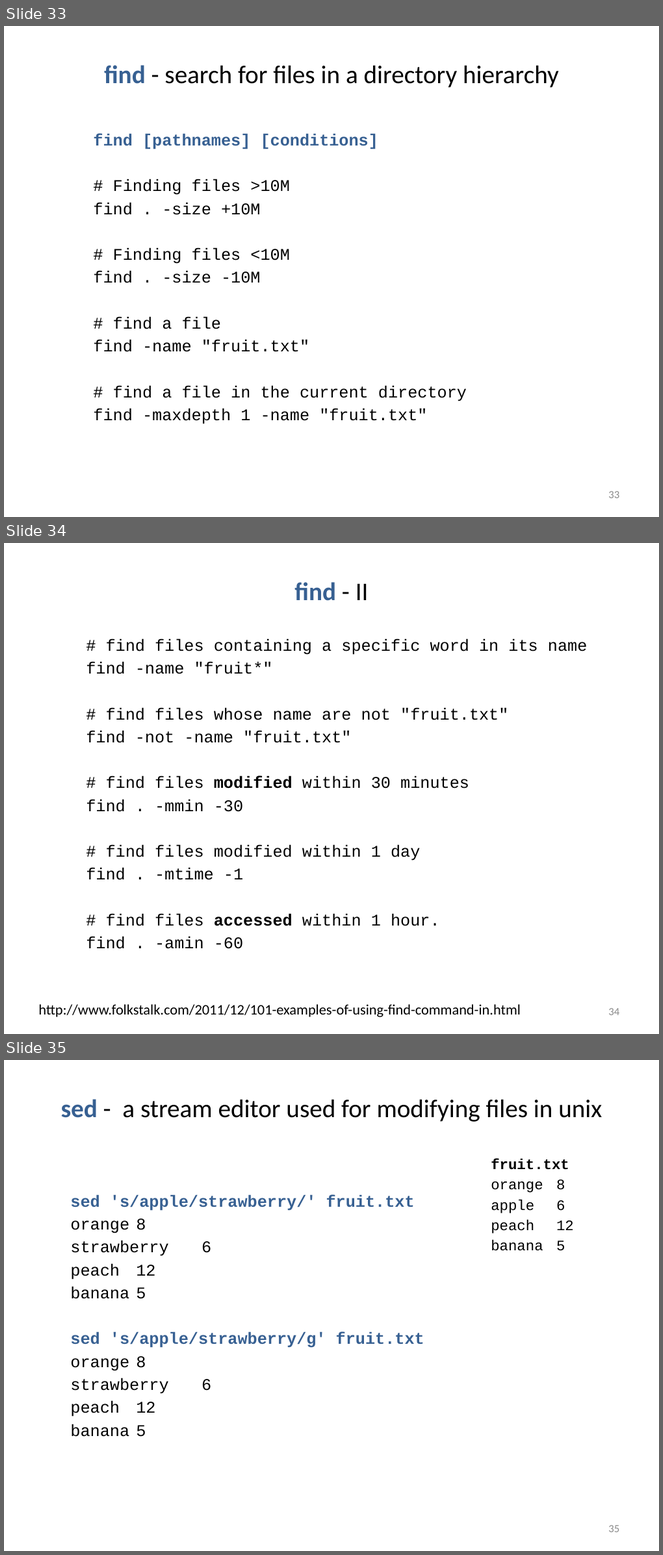
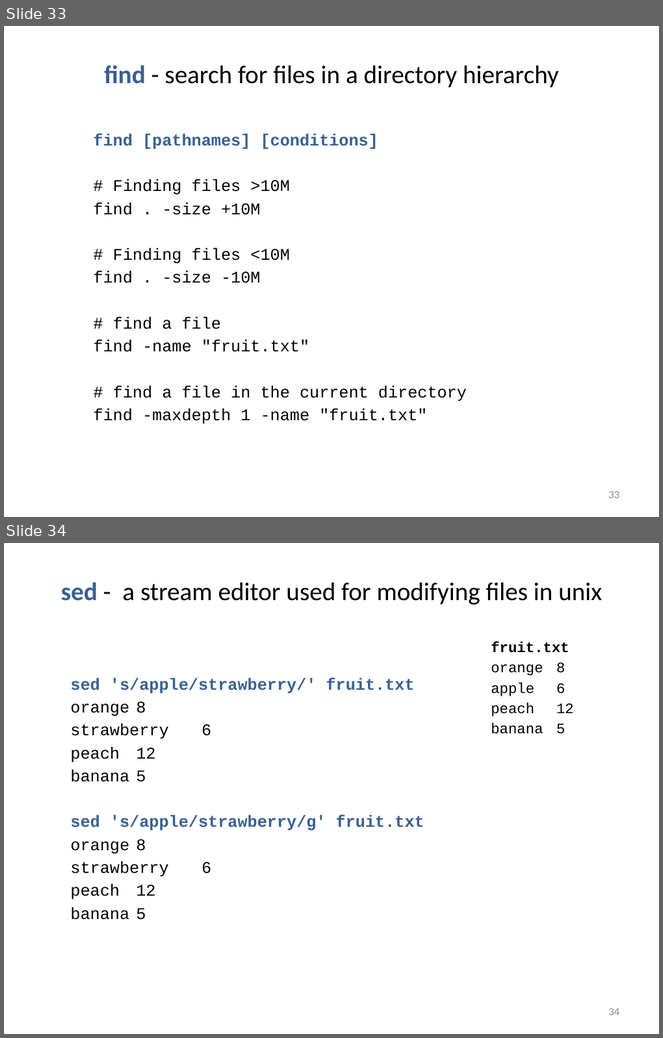
Before and after one commit to liu3zhenlab/teaching, a slide deck: PLPTH813Bioinformatis/2023/lectures/lecture02_unix.pptx. Shown one above the other, each under a label of ours: slides 33, 34 and 35 before the commit, slides 33 and 34 after it. The pictures are 663x1555 and 663x1038 pixels, drawn with LibreOffice and Linux fonts; fonts in the diff are those of the drawing. Boxes give left, top, right and bottom in pixels: in the first picture for what was removed or moved away, otherwise in the second. Text is boxed around its words. In the diff, an @@ line names an element or a change of style, - is before the commit and + after.

```diff
--- a/PLPTH813Bioinformatis/2023/lectures/lecture02_unix.pptx
+++ b/PLPTH813Bioinformatis/2023/lectures/lecture02_unix.pptx
@@ slide 34 removed at (4, 543, 659, 1034), background #FFFFFF @@
@@ title removed at (295, 582, 369, 601) @@
-find - II
@@ text removed at (86, 639, 588, 949) @@
-# find files containing a specific word in its name
-find -name "fruit*"
-# find files whose name are not "fruit.txt"
-find -not -name "fruit.txt"
-# find files modified within 30 minutes
-find . -mmin -30
-# find files modified within 1 day
-find . -mtime -1
-# find files accessed within 1 hour.
-find . -amin -60
@@ text removed at (38, 1005, 521, 1017) @@
-http://www.folkstalk.com/2011/12/101-examples-of-using-find-command-in.html
@@ page number removed at (608, 1008, 620, 1016) @@
-34
@@ what was slide 35 is now slide 34 @@
@@ page number at (608, 1008, 620, 1016): text changed @@
-35
+34
```
Also in this commit, not shown: 2 slides changed, 1 other slide removed.
